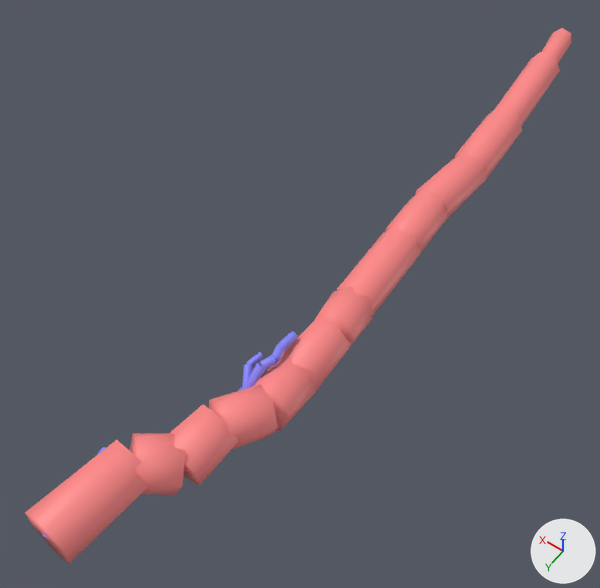
The glTF model public/data/plots/sample/media/qsm/240.glb as it was, and as the next commit left it.
The view is the same before and after, from a 50 mm lens placed at (-2.55, -0.41, -2.24), pointed at (-0.97, -2.62, -5.71). Every picture has the same lights, and +X, +Y and +Z are marked at lower right. The first picture is the older version. Vertices at exactly the same position are counted once.
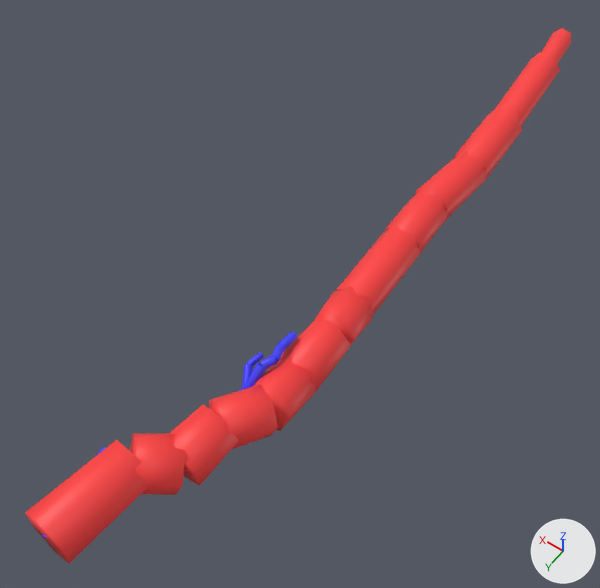
Location of each change, (x1, y1, x2, y2) in pixels of the pictures (600 x 588 px):
part 1 of me_mesh_0, recoloured: (25, 28, 571, 563) in both
part 2 of me_mesh_0, recoloured: (42, 331, 298, 538) in both

What changed in the scene script:
```text
Change me_mesh_0:
    where me_mesh_0.from_pydata(...)  # 274 vertices, 504 faces; spans x -1.42..-0.87, y -5.25..-0.85, z -5.72..-5.3
    used by ob_mesh_0; location = (0.0, 0.0, 0.0)
    me_mesh_0 part 1: 312 faces centred in x -1.41..-0.88, y -5.25..-0.86, z -5.7..-5.32 are repainted in the vertex colours; the middle colour goes from pink #ff8888 to red #ff3f3f
    me_mesh_0 part 2: 192 faces centred in x -1.22..-0.93, y -2.26..-0.86, z -5.58..-5.36 are repainted in the vertex colours; the middle colour goes from blue #8888ff to blue #3f3fff
```
